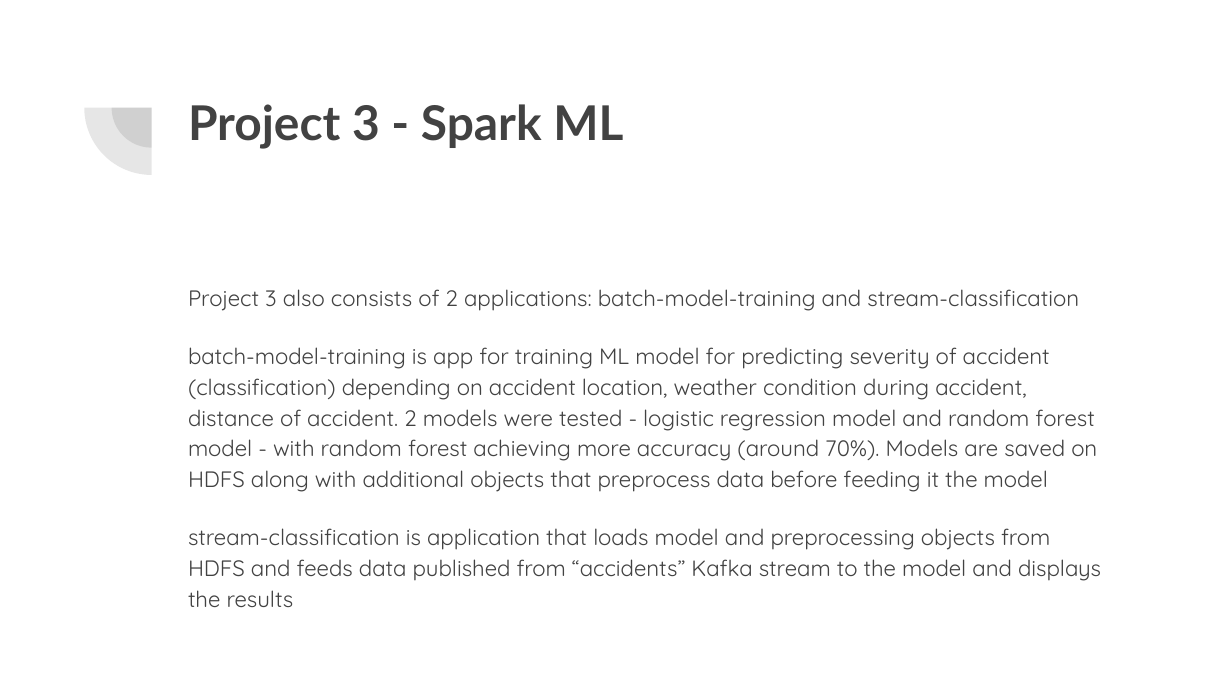
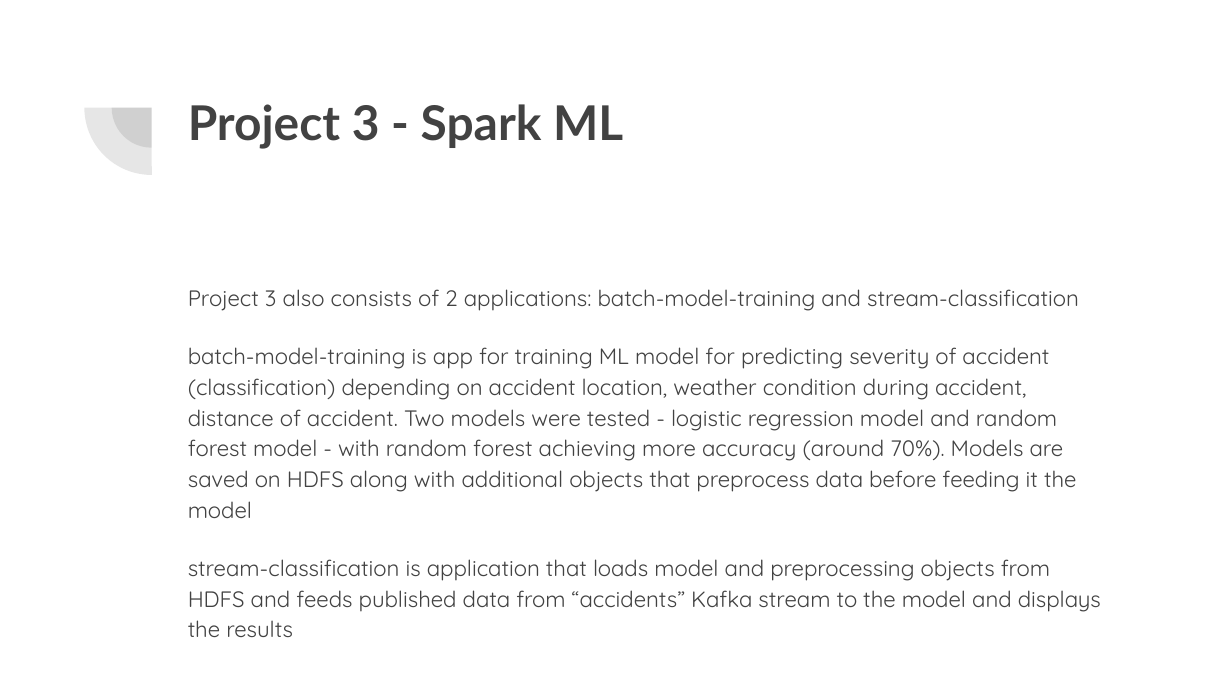
Before and after one commit to Rista5/BigData, a slide deck: slide 9 of Big Data projects.pptx. Drawn at 1232x693 pixels with LibreOffice and Linux fonts; fonts in the diff are those of the drawing. Boxes give left, top, right and bottom in pixels: in the first picture for what was removed or moved away, otherwise in the second. Text is boxed around its words. In the diff, an @@ line names an element or a change of style, - is before the commit and + after.

```diff
--- a/Big Data projects.pptx
+++ b/Big Data projects.pptx
@@ text at (188, 347, 1101, 612): text changed @@
-batch-model-training is app for training ML model for predicting severity of accident (classification) depending on accident location, weather condition during accident, distance of accident. 2 models were tested - logistic regression model and random forest model - with random forest achieving more accuracy (around 70%). Models are saved on HDFS along with additional objects that preprocess data before feeding it the model
-stream-classification is application that loads model and preprocessing objects from HDFS and feeds data published from “accidents” Kafka stream to the model and displays the results
+batch-model-training is app for training ML model for predicting severity of accident (classification) depending on accident location, weather condition during accident, distance of accident. Two models were tested - logistic regression model and random forest model - with random forest achieving more accuracy (around 70%). Models are saved on HDFS along with additional objects that preprocess data before feeding it the model
+stream-classification is application that loads model and preprocessing objects from HDFS and feeds published data from “accidents” Kafka stream to the model and displays the results
```
Also in this commit, not shown: 2 other slides changed, 1 other file.
